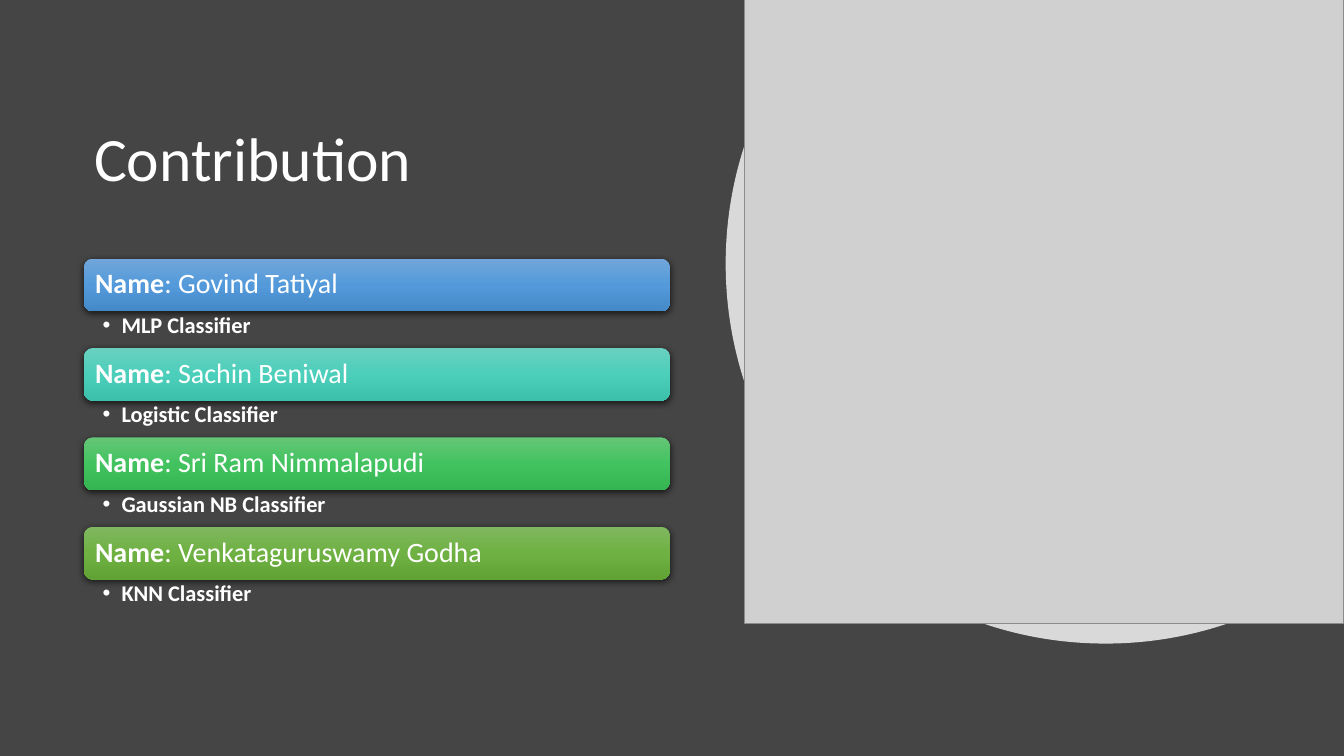
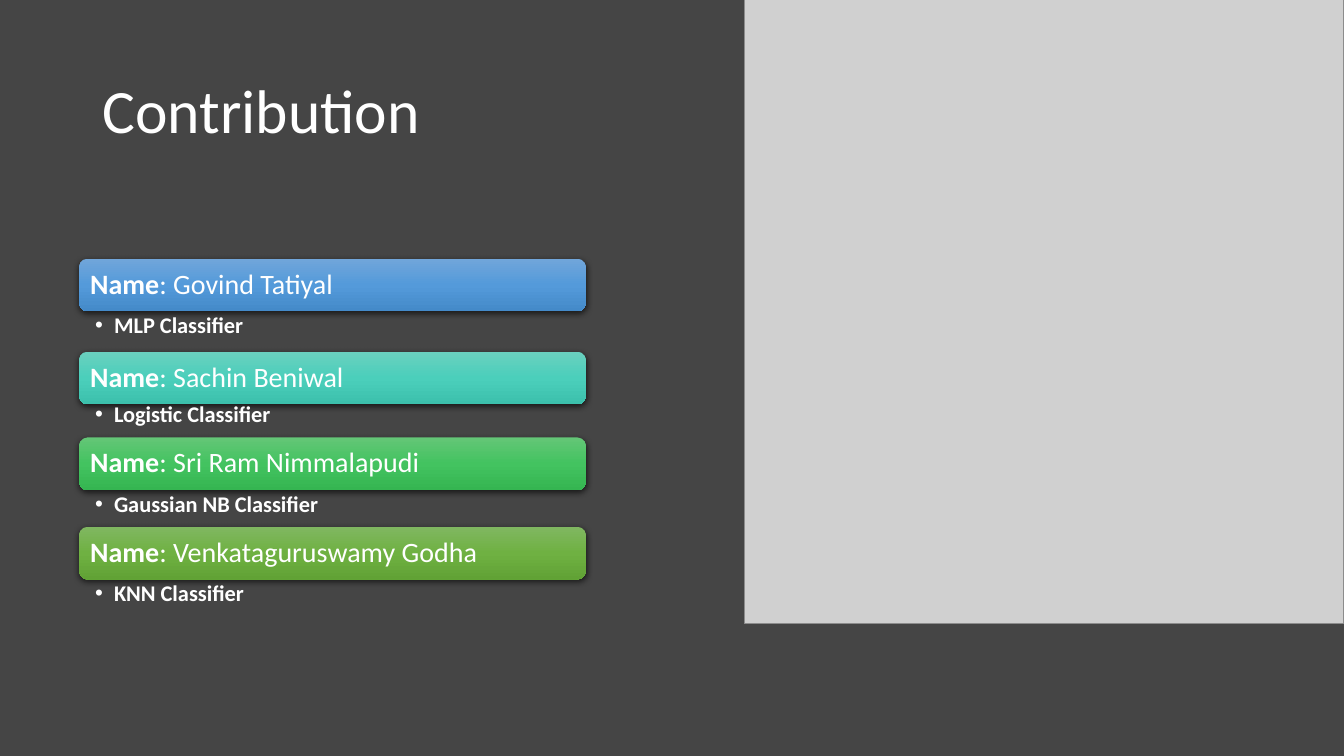
Before and after one commit to kinggovind/Final-Project, a slide deck: slide 3 of Facial Emotion Recognition.pptx. Drawn at 1344x756 pixels with LibreOffice and Linux fonts; fonts in the diff are those of the drawing; grey boxes stand for pictures. Boxes give left, top, right and bottom in pixels: in the first picture for what was removed or moved away, otherwise in the second. Text is boxed around its words. In the diff, an @@ line names an element or a change of style, - is before the commit and + after.

```diff
--- a/Facial Emotion Recognition.pptx
+++ b/Facial Emotion Recognition.pptx
@@ freeform shape removed at bbox=[726, 0, 1344, 644] @@
@@ title "Contribution": place and size @@
-title "Contribution" at bbox=[94, 138, 411, 182]
+title "Contribution" at bbox=[102, 90, 419, 134]
@@ rounded rectangle: place and size @@
-rounded rectangle at bbox=[84, 258, 669, 311]
+rounded rectangle at bbox=[79, 258, 586, 311]
@@ text "Name: Govind Tatiyal": place and size @@
-text "Name: Govind Tatiyal" at bbox=[95, 273, 337, 298]
+text "Name: Govind Tatiyal" at bbox=[90, 274, 332, 299]
@@ text "MLP Classifier": place and size @@
-text "MLP Classifier" at bbox=[122, 317, 250, 333]
+text "MLP Classifier" at bbox=[114, 317, 243, 333]
@@ rounded rectangle: place and size @@
-rounded rectangle at bbox=[84, 348, 669, 400]
+rounded rectangle at bbox=[79, 352, 586, 404]
@@ text "Name: Sachin Beniwal": place and size @@
-text "Name: Sachin Beniwal" at bbox=[95, 363, 348, 383]
+text "Name: Sachin Beniwal" at bbox=[90, 367, 344, 387]
@@ text "Logistic Classifier": place and size @@
-text "Logistic Classifier" at bbox=[122, 406, 278, 426]
+text "Logistic Classifier" at bbox=[114, 406, 270, 426]
@@ rounded rectangle: place and size @@
-rounded rectangle at bbox=[84, 438, 669, 490]
+rounded rectangle at bbox=[79, 438, 586, 490]
@@ text "Name: Sri Ram Nimmalapudi": place and size @@
-text "Name: Sri Ram Nimmalapudi" at bbox=[95, 452, 424, 477]
+text "Name: Sri Ram Nimmalapudi" at bbox=[90, 452, 419, 477]
@@ text "Gaussian NB Classifier": place and size @@
-text "Gaussian NB Classifier" at bbox=[122, 496, 325, 512]
+text "Gaussian NB Classifier" at bbox=[114, 496, 318, 512]
@@ rounded rectangle: place and size @@
-rounded rectangle at bbox=[84, 527, 669, 580]
+rounded rectangle at bbox=[79, 527, 586, 580]
@@ text "Name: Venkataguruswamy Godha": place and size @@
-text "Name: Venkataguruswamy Godha" at bbox=[95, 542, 482, 567]
+text "Name: Venkataguruswamy Godha" at bbox=[90, 542, 477, 567]
@@ text "KNN Classifier": place and size @@
-text "KNN Classifier" at bbox=[122, 585, 251, 601]
+text "KNN Classifier" at bbox=[114, 585, 244, 601]
```
Also in this commit, not shown: 4 other slides changed, 7 slides added, 2 slides removed.
